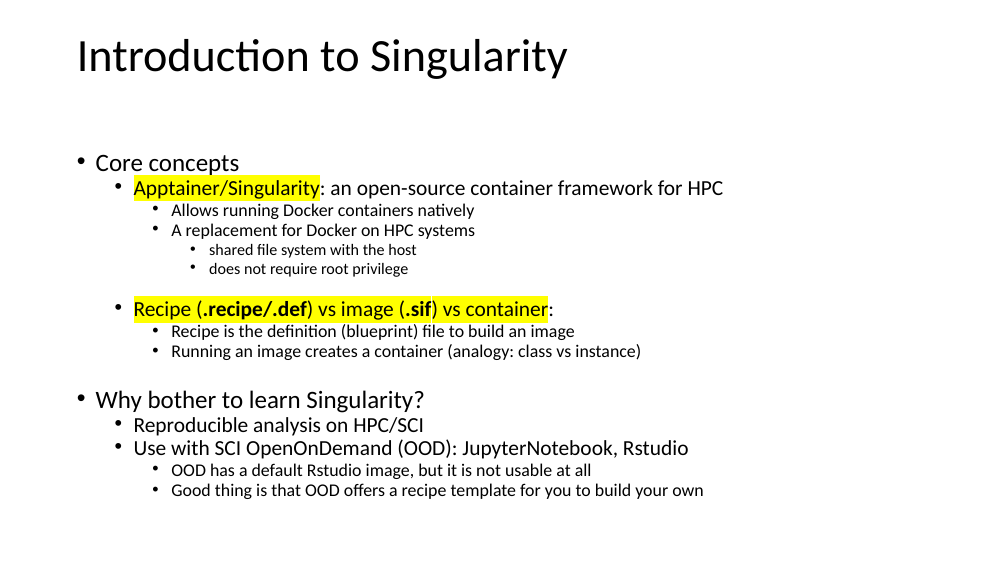
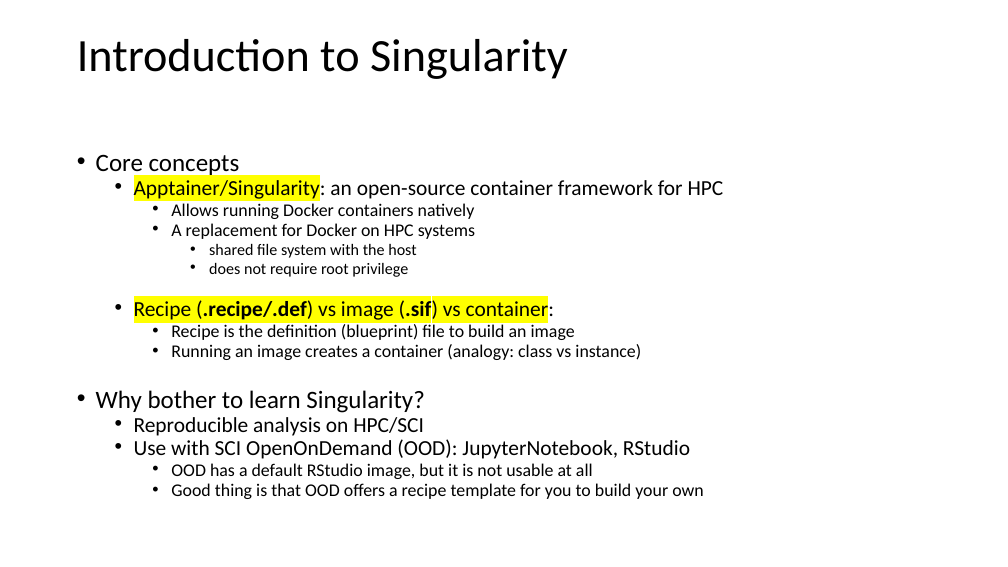
Before and after one commit to hukai916/UMMS, a slide deck: slide 3 of Notes/singularity_demo/Practical_tips_singularity.pptx. Drawn at 1008x567 pixels with LibreOffice and Linux fonts; fonts in the diff are those of the drawing. Boxes give left, top, right and bottom in pixels: in the first picture for what was removed or moved away, otherwise in the second. Text is boxed around its words. In the diff, an @@ line names an element or a change of style, - is before the commit and + after.

```diff
--- a/Notes/singularity_demo/Practical_tips_singularity.pptx
+++ b/Notes/singularity_demo/Practical_tips_singularity.pptx
@@ text at <box>134,439,690,479</box>: text changed @@
-  • Use with SCI OpenOnDemand (OOD): JupyterNotebook, Rstudio
-    • OOD has a default Rstudio image, but it is not usable at all
+  • Use with SCI OpenOnDemand (OOD): JupyterNotebook, RStudio
+    • OOD has a default RStudio image, but it is not usable at all
```
Also in this commit, not shown: 1 other file.
